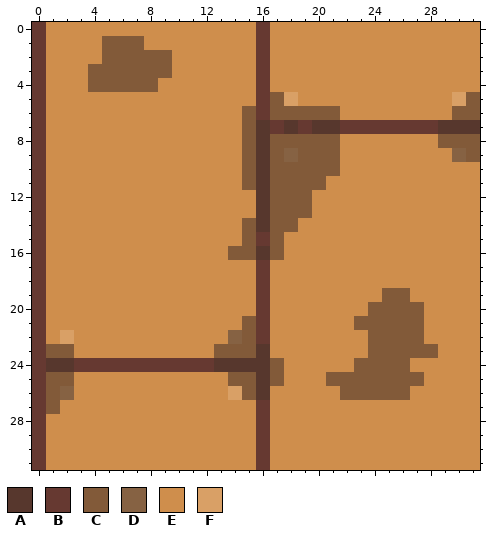
One commit to this pixel-art file: assets/tiles/floor_heavy_dirt.aseprite. The picture above was drawn from the file before the commit.
32x32 pixels, 1 frame. Colours within 5 levels of each other are drawn and written as one.
Palette (. is transparent): A #57372d  B #663931  C #825a39  D #866243  E #cf8e4c  F #d9a066
After:
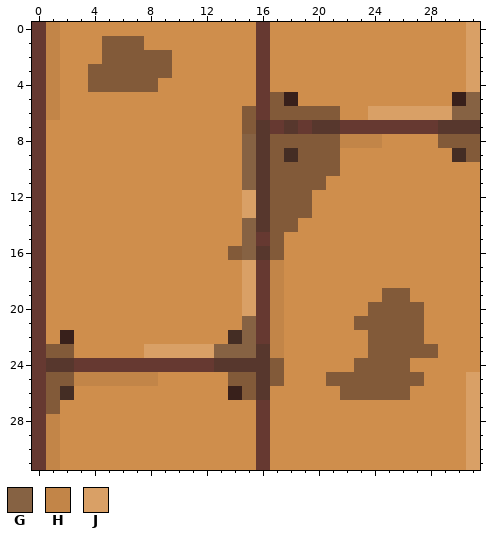
Colours new in this view: G #866243  H #c28548  J #d9a066
The edit:
@@ palette @@
-D #866243
+D #442d24
-F #d9a066
+F #38201b
--- layer "Background"
@@ x 0..31 @@
- 0 BEEEEEEEEEEEEEEEBEEEEEEEEEEEEEEE
- 1 BEEEECCCEEEEEEEEBEEEEEEEEEEEEEEE
- 2 BEEEECCCCCEEEEEEBEEEEEEEEEEEEEEE
- 3 BEEECCCCCCEEEEEEBEEEEEEEEEEEEEEE
- 4 BEEECCCCCEEEEEEEBEEEEEEEEEEEEEEE
- 5 BEEEEEEEEEEEEEEEBCFEEEEEEEEEEEFC
- 6 BEEEEEEEEEEEEEECBCCCCCEEEEEEEECC
+ 0 BHEEEEEEEEEEEEEEBEEEEEEEEEEEEEEJ
+ 1 BHEEECCCEEEEEEEEBEEEEEEEEEEEEEEJ
+ 2 BHEEECCCCCEEEEEEBEEEEEEEEEEEEEEJ
+ 3 BHEECCCCCCEEEEEEBEEEEEEEEEEEEEEJ
+ 4 BHEECCCCCEEEEEEEBEEEEEEEEEEEEEEJ
+ 5 BHEEEEEEEEEEEEEEBCFEEEEEEEEEEEFG
+ 6 BHEEEEEEEEEEEEECBCCCCCEEJJJJJJGG
  7 BEEEEEEEEEEEEEECABABAABBBBBBBAAA
- 8 BEEEEEEEEEEEEEECACCCCCEEEEEEECCC
- 9 BEEEEEEEEEEEEEECACDCCCEEEEEEEEDC
-10 BEEEEEEEEEEEEEECACCCCCEEEEEEEEEE
-11 BEEEEEEEEEEEEEECACCCCEEEEEEEEEEE
-12 BEEEEEEEEEEEEEEEACCCEEEEEEEEEEEE
-13 BEEEEEEEEEEEEEEEACCCEEEEEEEEEEEE
-14 BEEEEEEEEEEEEEECACCEEEEEEEEEEEEE
-15 BEEEEEEEEEEEEEECBCEEEEEEEEEEEEEE
-16 BEEEEEEEEEEEEECCACEEEEEEEEEEEEEE
-17 BEEEEEEEEEEEEEEEBEEEEEEEEEEEEEEE
-18 BEEEEEEEEEEEEEEEBEEEEEEEEEEEEEEE
-19 BEEEEEEEEEEEEEEEBEEEEEEEECCEEEEE
-20 BEEEEEEEEEEEEEEEBEEEEEEECCCCEEEE
-21 BEEEEEEEEEEEEEECBEEEEEECCCCCEEEE
-22 BEFEEEEEEEEEEEDCBEEEEEEECCCCEEEE
-23 BCCEEEEEEEEEECCCAEEEEEEECCCCCEEE
+ 8 BEEEEEEEEEEEEEEGACCCCCHHHEEEECCC
+ 9 BEEEEEEEEEEEEEEGACDCCCEEEEEEEEDC
+10 BEEEEEEEEEEEEEEGACCCCCEEEEEEEEEE
+11 BEEEEEEEEEEEEEEGACCCCEEEEEEEEEEE
+12 BEEEEEEEEEEEEEEJACCCEEEEEEEEEEEE
+13 BEEEEEEEEEEEEEEJACCCEEEEEEEEEEEE
+14 BEEEEEEEEEEEEEEGACCEEEEEEEEEEEEE
+15 BEEEEEEEEEEEEEEGBCEEEEEEEEEEEEEE
+16 BEEEEEEEEEEEEECGACEEEEEEEEEEEEEE
+17 BEEEEEEEEEEEEEEJBHEEEEEEEEEEEEEE
+18 BEEEEEEEEEEEEEEJBHEEEEEEEEEEEEEE
+19 BEEEEEEEEEEEEEEJBHEEEEEEECCEEEEE
+20 BEEEEEEEEEEEEEEJBHEEEEEECCCCEEEE
+21 BEEEEEEEEEEEEEEGBHEEEEECCCCCEEEE
+22 BEFEEEEEEEEEEEDGBHEEEEEECCCCEEEE
+23 BCCEEEEEJJJJJGGGAHEEEEEECCCCCEEE
 24 BAABBBBBBBBBBAAAACEEEEECCCCEEEEE
-25 BCCEEEEEEEEEEECCACEEECCCCCCCEEEE
-26 BCDEEEEEEEEEEEFCAEEEEECCCCCEEEEE
-27 BCEEEEEEEEEEEEEEBEEEEEEEEEEEEEEE
-28 BEEEEEEEEEEEEEEEBEEEEEEEEEEEEEEE
-29 BEEEEEEEEEEEEEEEBEEEEEEEEEEEEEEE
-30 BEEEEEEEEEEEEEEEBEEEEEEEEEEEEEEE
-31 BEEEEEEEEEEEEEEEBEEEEEEEEEEEEEEE
+25 BCCHHHHHHEEEEECCACEEECCCCCCCEEEJ
+26 BCDEEEEEEEEEEEFCAEEEEECCCCCEEEEJ
+27 BCEEEEEEEEEEEEEEBEEEEEEEEEEEEEEJ
+28 BHEEEEEEEEEEEEEEBEEEEEEEEEEEEEEJ
+29 BHEEEEEEEEEEEEEEBEEEEEEEEEEEEEEJ
+30 BHEEEEEEEEEEEEEEBEEEEEEEEEEEEEEJ
+31 BHEEEEEEEEEEEEEEBEEEEEEEEEEEEEEJ
Pixel boxes of the changes (left, top, right, bottom) in both pictures:
changed: (46, 22, 480, 470)
